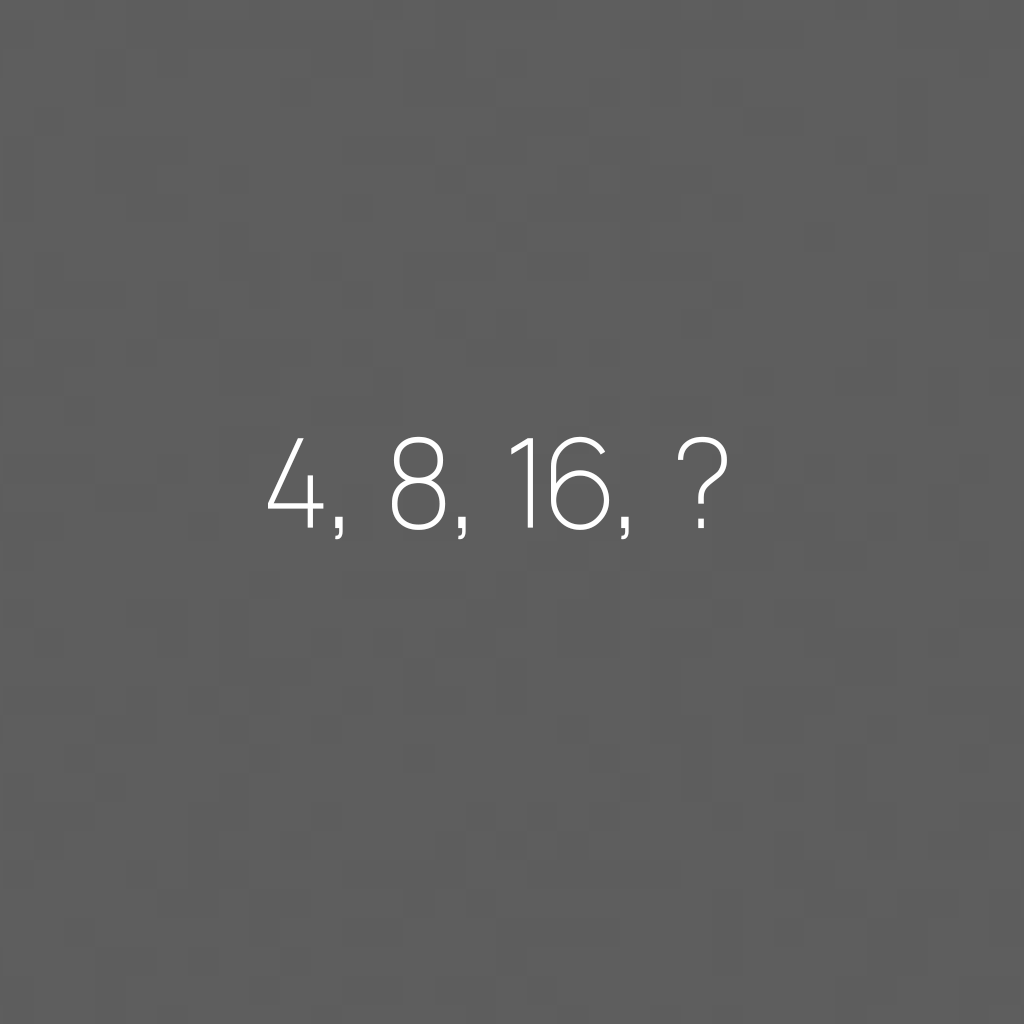
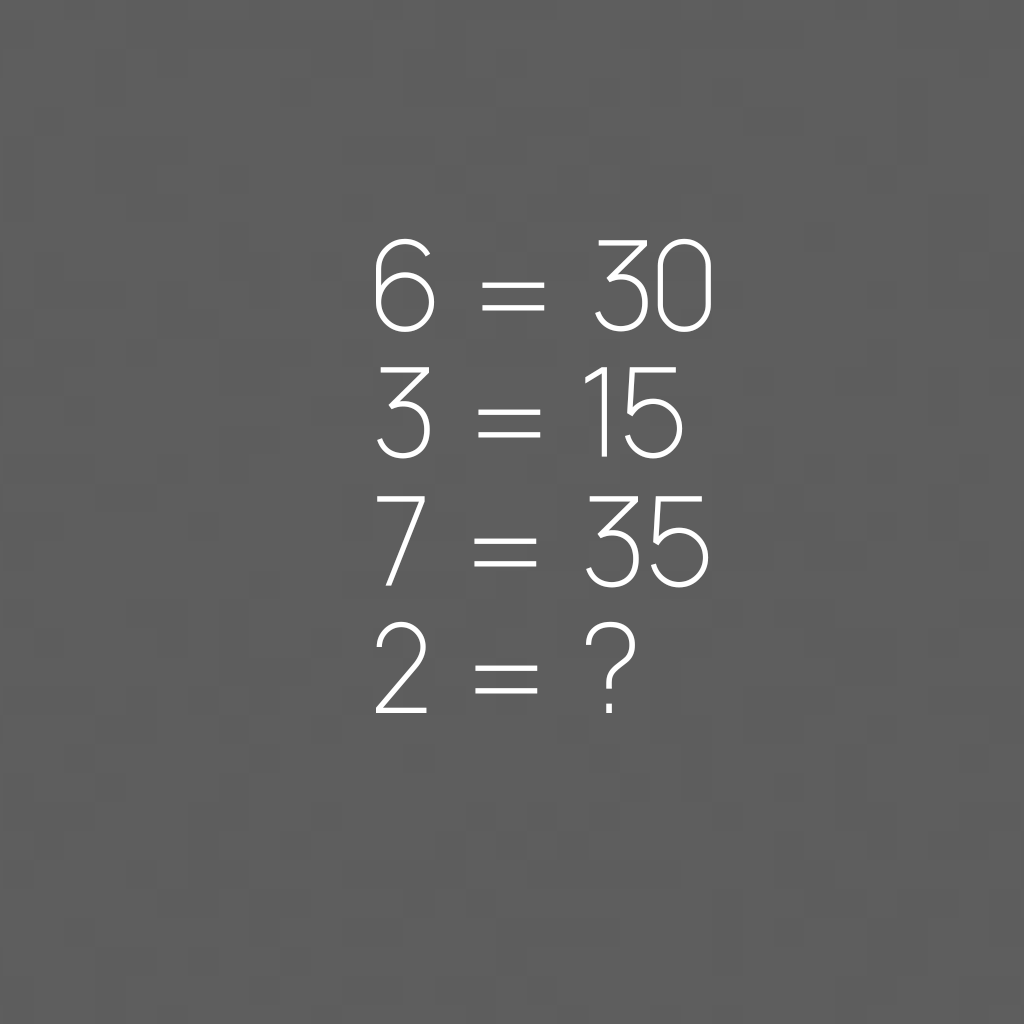
Layer changes from the first (1024, 1024) image to the second:
added layer "3 = 15" above "7 = 35" over [377, 367, 683, 459]
added layer "7 = 35" above "2 = ?" over [377, 496, 709, 588]
added layer "2 = ?" above "6 = 30" over [376, 621, 635, 713]
renamed "4, 8, 16, ?" to "6 = 30", painted on it over [268, 238, 727, 540]
